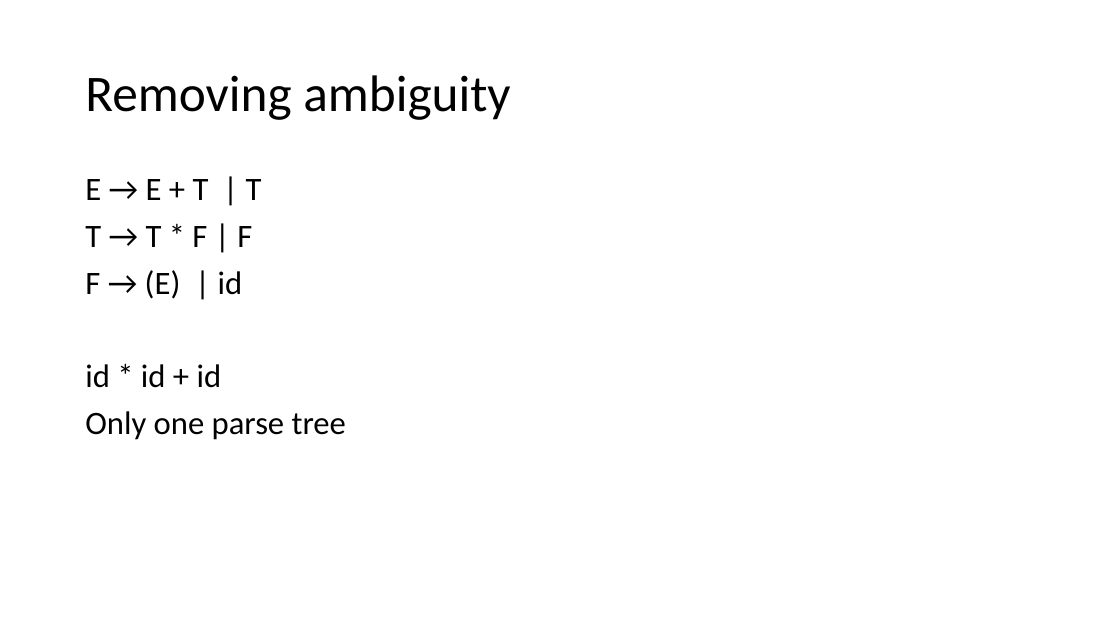
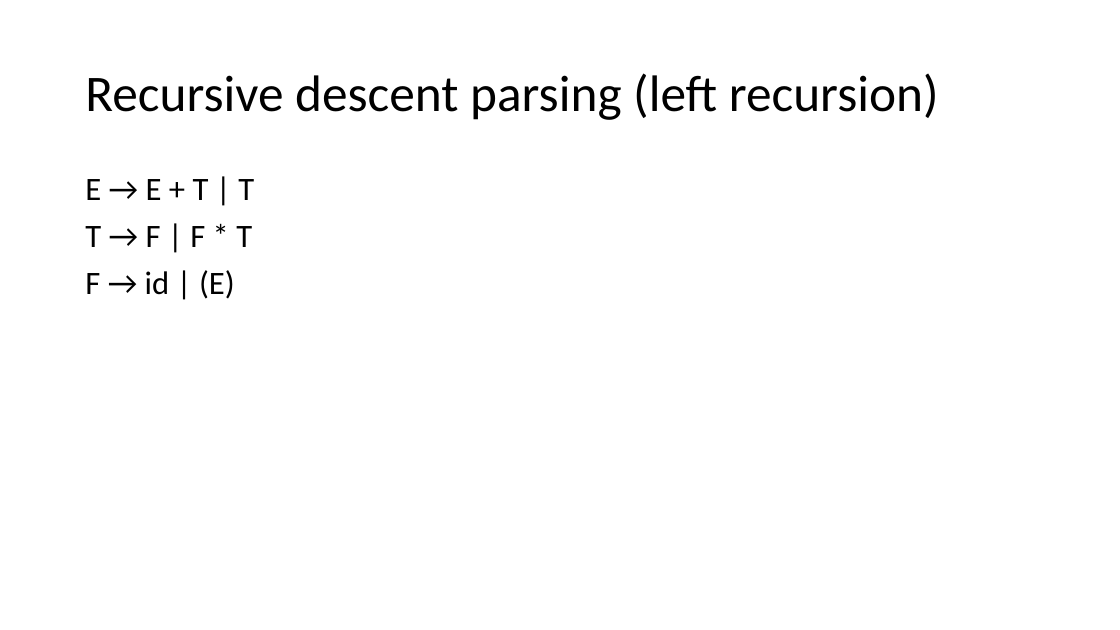
Before and after one commit to piyus/piyus.github.io, a slide deck: slide 24 of CMP/slides/Lecture-19.pptx (slide 44 before the commit). Drawn at 1120x630 pixels with LibreOffice and Linux fonts; fonts in the diff are those of the drawing. Boxes give left, top, right and bottom in pixels: in the first picture for what was removed or moved away, otherwise in the second. Text is boxed around its words. In the diff, an @@ line names an element or a change of style, - is before the commit and + after.

```diff
--- a/CMP/slides/Lecture-19.pptx
+++ b/CMP/slides/Lecture-19.pptx
@@ title at <box>85,73,939,120</box>: text changed @@
-Removing ambiguity
+Recursive descent parsing (left recursion)
@@ text at <box>85,226,252,299</box>: text changed @@
-T → T * F | F
-F → (E) | id
-id * id + id
-Only one parse tree
+T → F | F * T
+F → id | (E)
```
Also in this commit, not shown: 10 other slides changed, 37 slides added, 41 slides removed, 27 other files.
